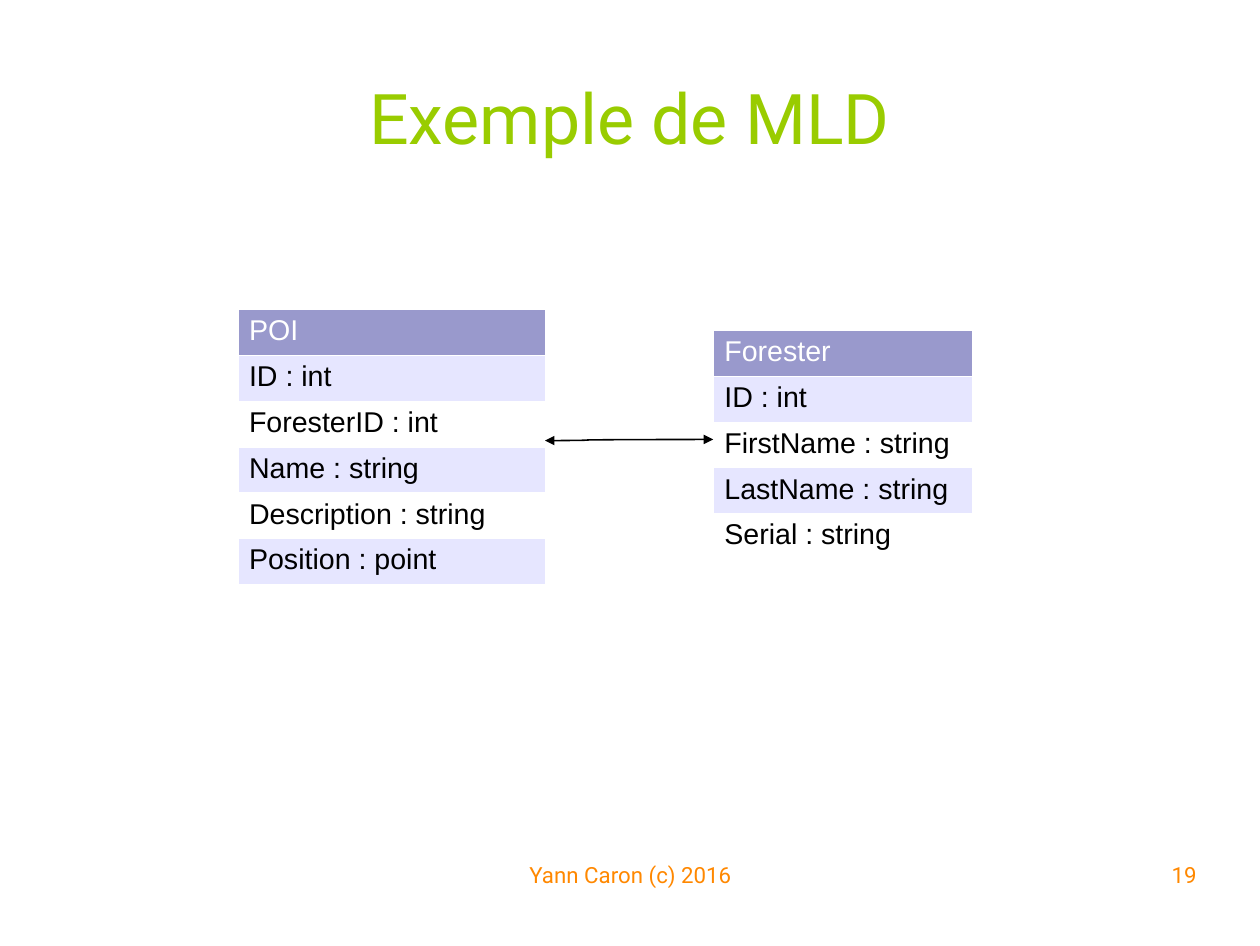
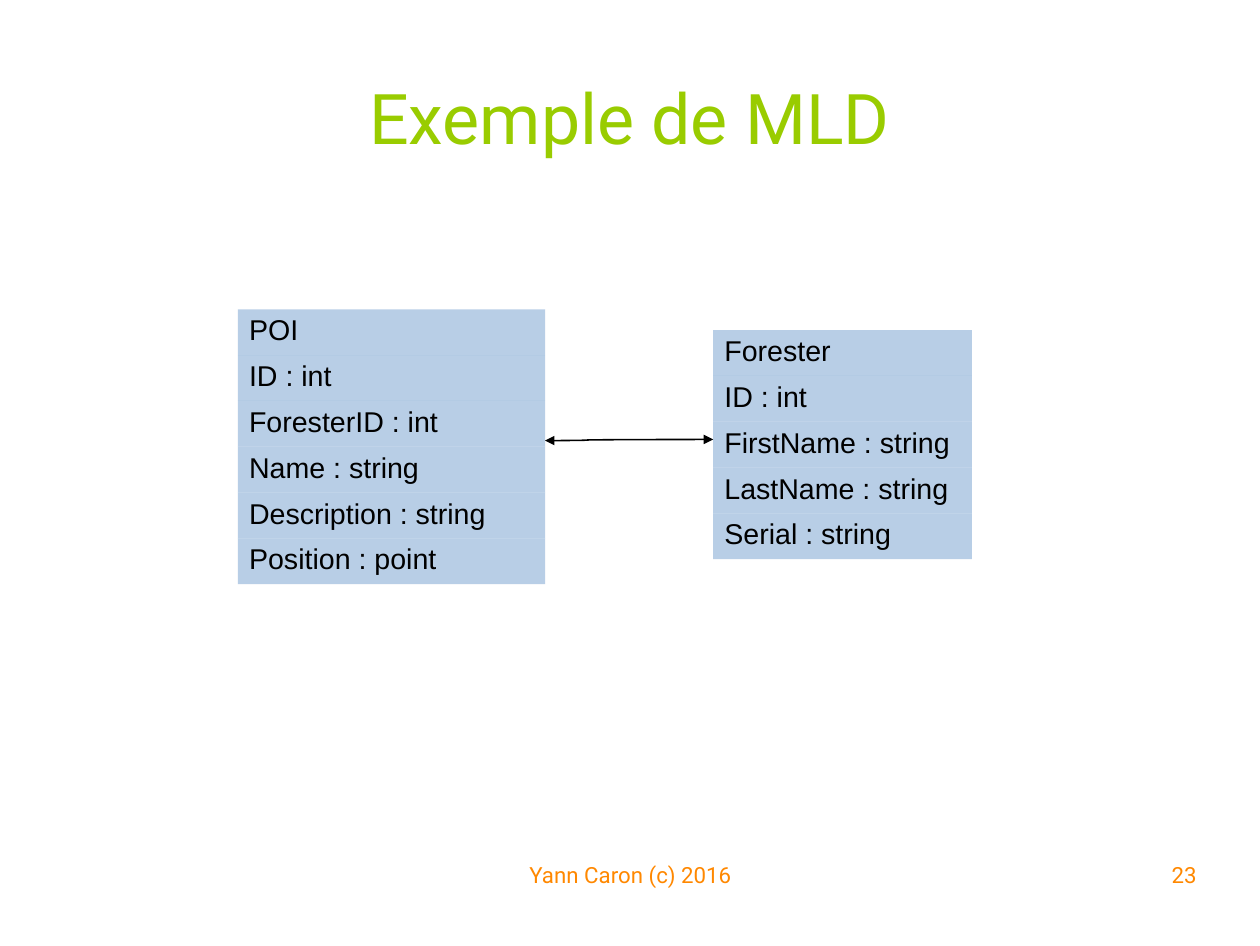
Before and after one commit to YannCaron/Android-ENSG, a slide deck: slide 23 of 10 - Spatialite.odp (slide 19 before the commit). Drawn at 1260x946 pixels with LibreOffice and Linux fonts; fonts in the diff are those of the drawing; background and template pictures are left out. Boxes give left, top, right and bottom in pixels: in the first picture for what was removed or moved away, otherwise in the second. Text is boxed around its words. In the diff, an @@ line names an element or a change of style, - is before the commit and + after.

```diff
--- a/10 - Spatialite.odp
+++ b/10 - Spatialite.odp
@@ table at [238, 309, 545, 579] @@
@@ fill #9999CC to #729FCF at 50% opacity in row 1, column 1 @@
@@ fill #E6E6FF to #729FCF at 50% opacity in 3 cells @@
@@ fill #FFFFFF to #729FCF at 50% opacity in 2 cells @@
@@ text colour #FFFFFF to #000000 in "POI" @@
@@ borders changed @@
@@ table at [713, 330, 972, 554] @@
@@ fill #9999CC to #729FCF at 50% opacity in row 1, column 1 @@
@@ fill #E6E6FF to #729FCF at 50% opacity in 2 cells @@
@@ fill #FFFFFF to #729FCF at 50% opacity in 2 cells @@
@@ text colour #FFFFFF to #000000 in "Forester" @@
@@ borders changed @@
@@ page number at [1172, 867, 1197, 884]: text changed @@
-19
+23
```
Also in this commit, not shown: 6 other slides changed, 12 slides added, 1 other file.
